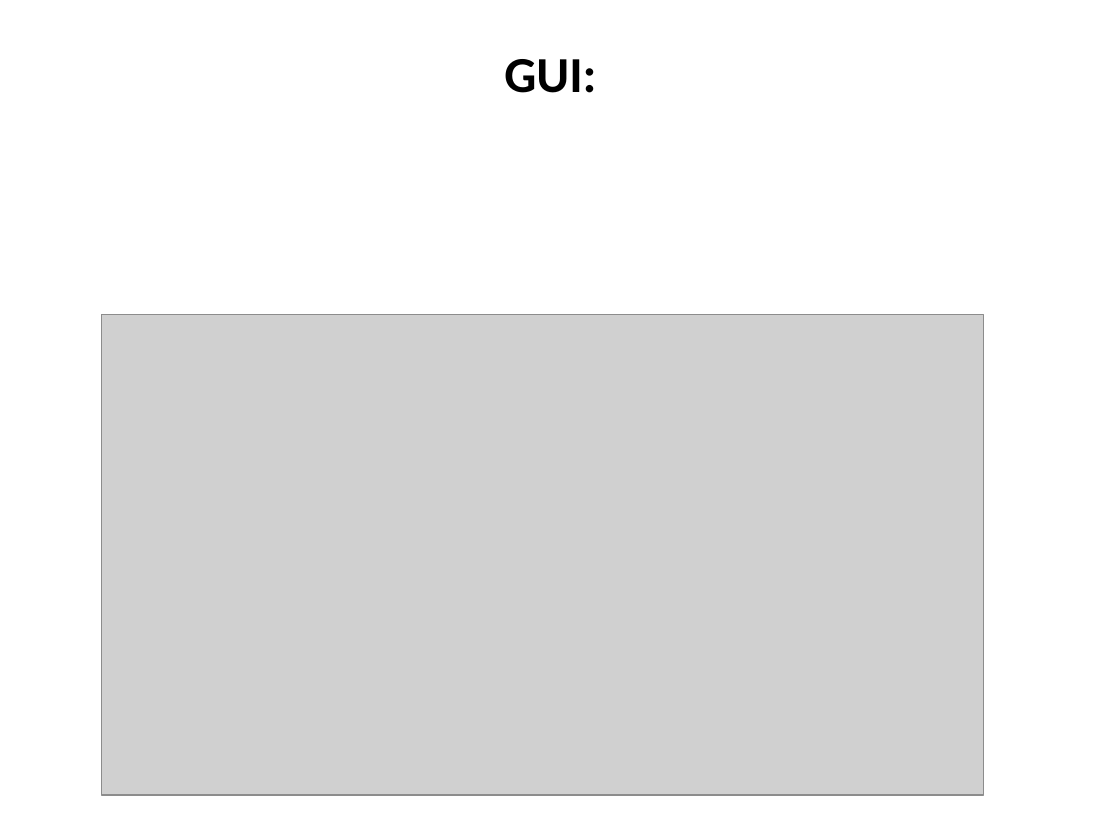
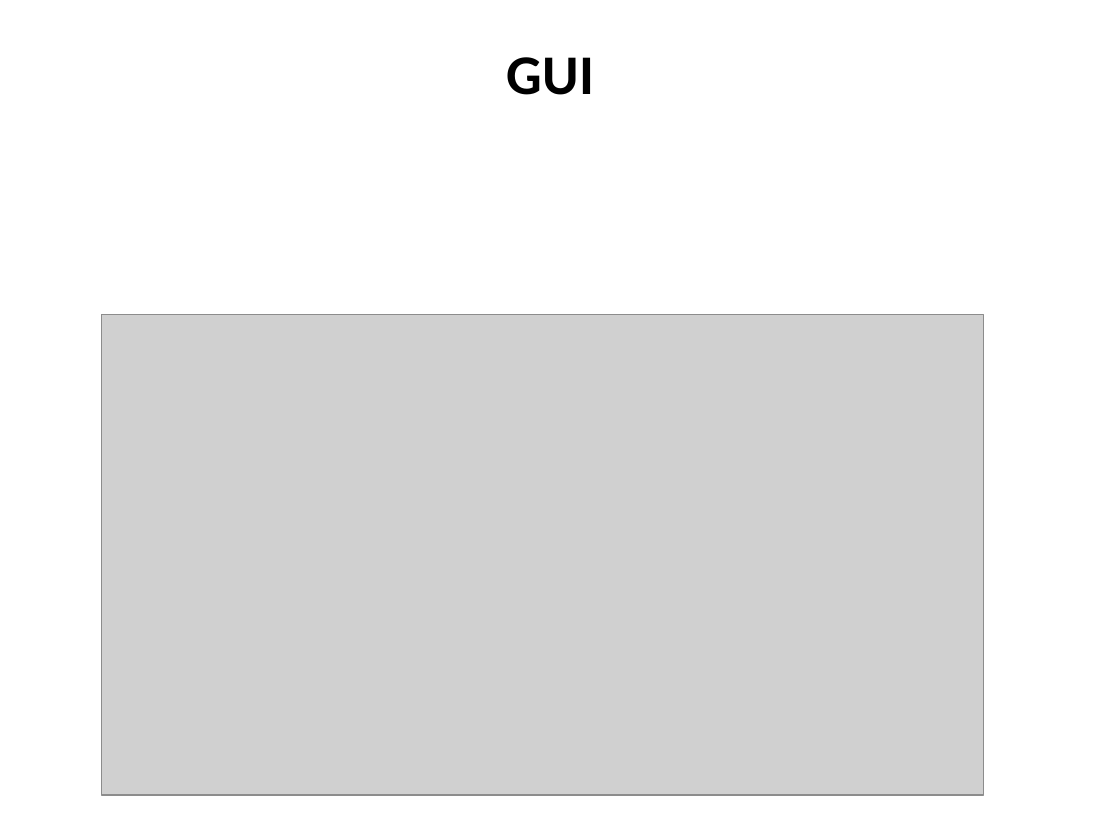
Before and after one commit to IPD8-guofeng/dotnet-group-project, a slide deck: slide 4 of Stock trade and analyst system.pptx. Drawn at 1120x840 pixels with LibreOffice and Linux fonts; fonts in the diff are those of the drawing; grey boxes stand for pictures. Boxes give left, top, right and bottom in pixels: in the first picture for what was removed or moved away, otherwise in the second. Text is boxed around its words. In the diff, an @@ line names an element or a change of style, - is before the commit and + after.

```diff
--- a/Stock trade and analyst system.pptx
+++ b/Stock trade and analyst system.pptx
@@ title at <box>507,57,594,95</box>: text changed; size 32.4 to 36 pt @@
-GUI:
+GUI
```
Also in this commit, not shown: 5 other slides changed, 1 slide added, 3 other files.
